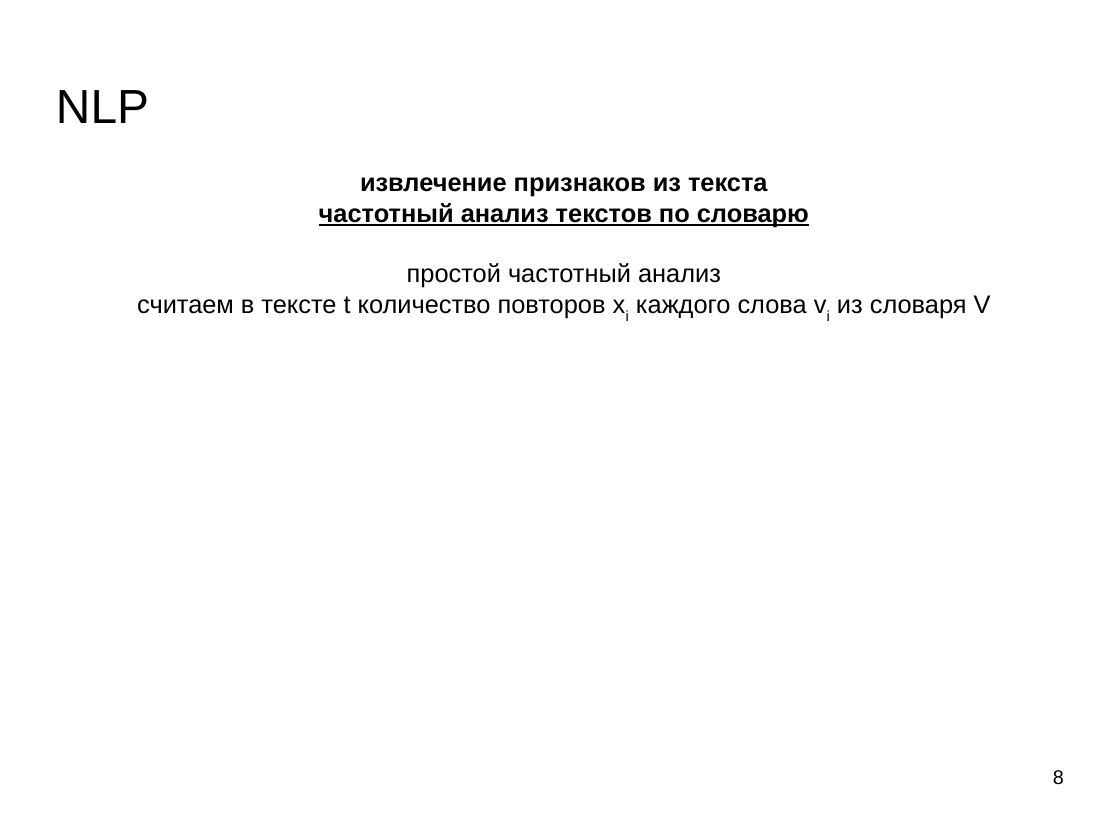
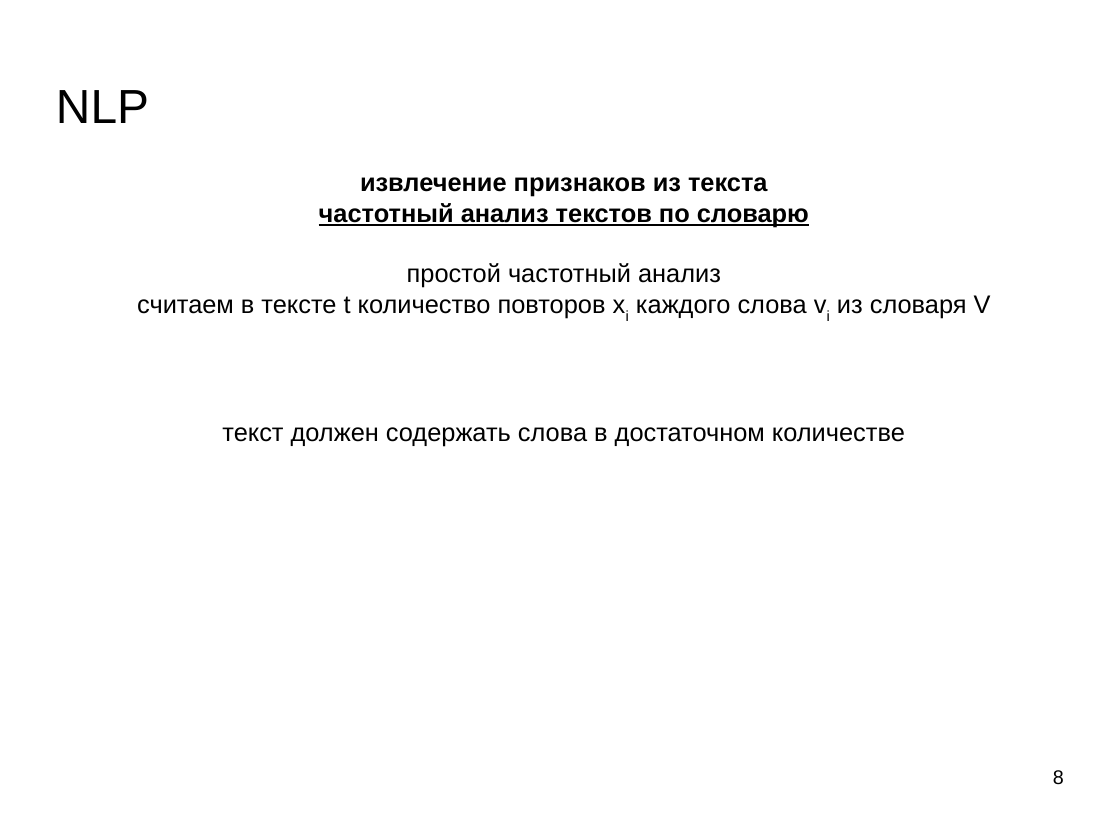
Before and after one commit to mechanoid5/ml_lectorium_legacy, a slide deck: slide 8 of 13-text-proc.odp. Drawn at 1120x840 pixels with LibreOffice and Linux fonts; fonts in the diff are those of the drawing; background and template pictures are left out. Boxes give left, top, right and bottom in pixels: in the first picture for what was removed or moved away, otherwise in the second. Text is boxed around its words. In the diff, an @@ line names an element or a change of style, - is before the commit and + after.

```diff
--- a/13-text-proc.odp
+++ b/13-text-proc.odp
@@ text at (222, 427, 905, 447): paragraph added @@
+текст должен содержать слова в достаточном количестве
```
Also in this commit, not shown: 5 other slides changed, 6 slides added, 7 other files.
